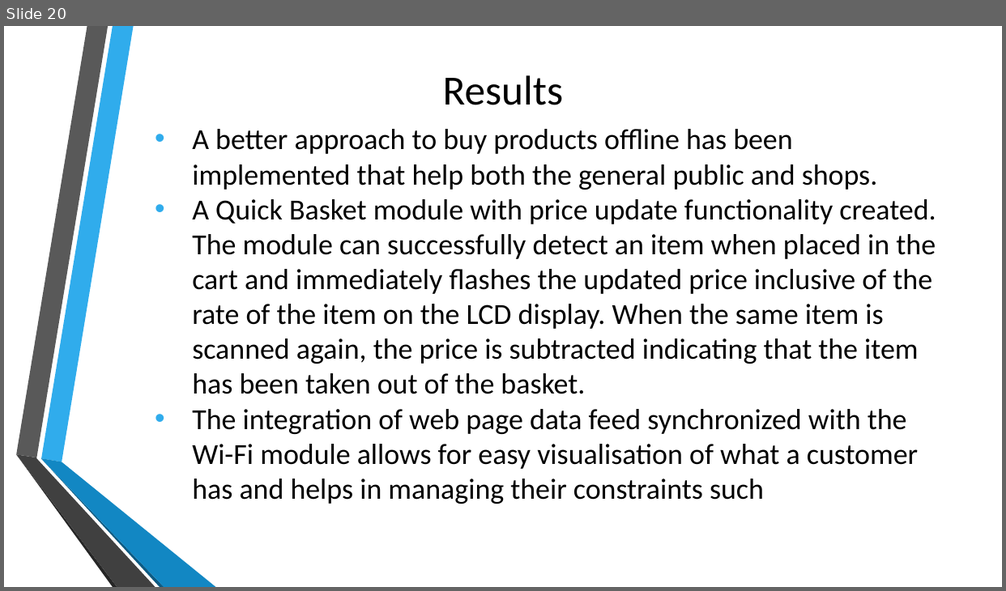
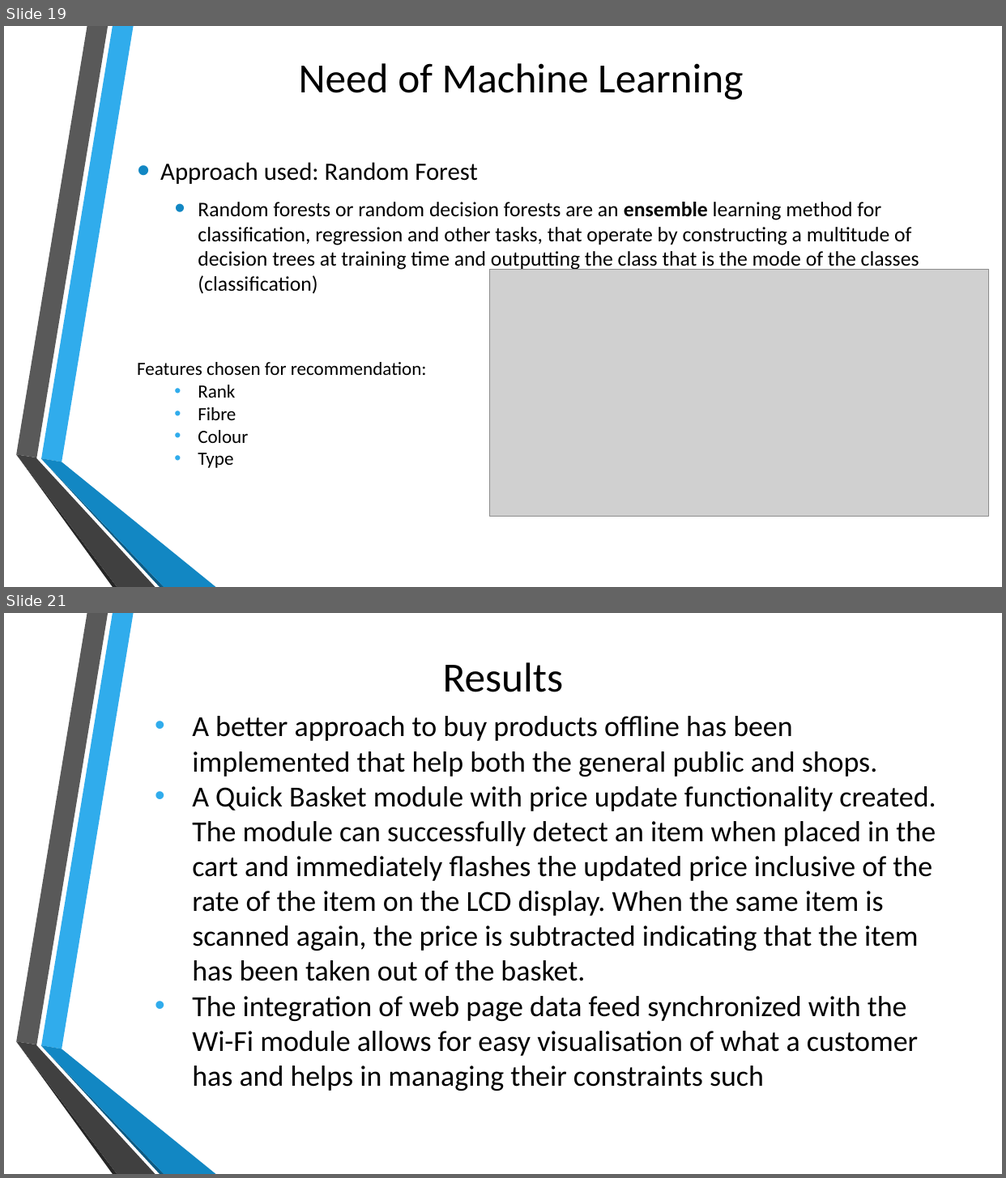
Before and after one commit to adithyarganesh/Quick-Basket, a slide deck: Reports/QB-Finalfinal final [Autosaved].pptx. Shown one above the other, each under a label of ours: slide 20 before the commit, slides 19 and 21 after it; the slides between them are not shown. The pictures are 1006x591 and 1006x1178 pixels, drawn with LibreOffice and Linux fonts; fonts in the diff are those of the drawing; grey boxes stand for pictures; background and template pictures are left out. Boxes give left, top, right and bottom in pixels: in the first picture for what was removed or moved away, otherwise in the second. Text is boxed around its words. In the diff, an @@ line names an element or a change of style, - is before the commit and + after.

```diff
--- a/Reports/QB-Finalfinal final [Autosaved].pptx
+++ b/Reports/QB-Finalfinal final [Autosaved].pptx
@@ slide 19 added at box(4, 26, 1002, 587), background picture (left out); not listed: 6 template elements that a slide beside it also shows @@
@@ title added at box(299, 63, 743, 100), 40 pt, text #000000 @@
+Need of Machine Learning
@@ text added at box(160, 162, 919, 294), 20 pt, text #000000 @@
+• Approach used: Random Forest
+  • Random forests or random decision forests are an ensemble learning method for classification, regression and other tasks, that operate by constructing a multitude of decision trees at training time and outputting the class that is the mode of the classes (classification)
@@ picture added at box(490, 269, 989, 516) @@
@@ text added at box(137, 362, 427, 468), 18 pt, text #000000 @@
+Features chosen for recommendation:
+  • Rank
+  • Fibre
+  • Colour
+  • Type
@@ what was slide 20 is now slide 21 @@
```
Also in this commit, not shown: 10 slides changed, 3 other slides added, 3 slides removed, 7 other files.
